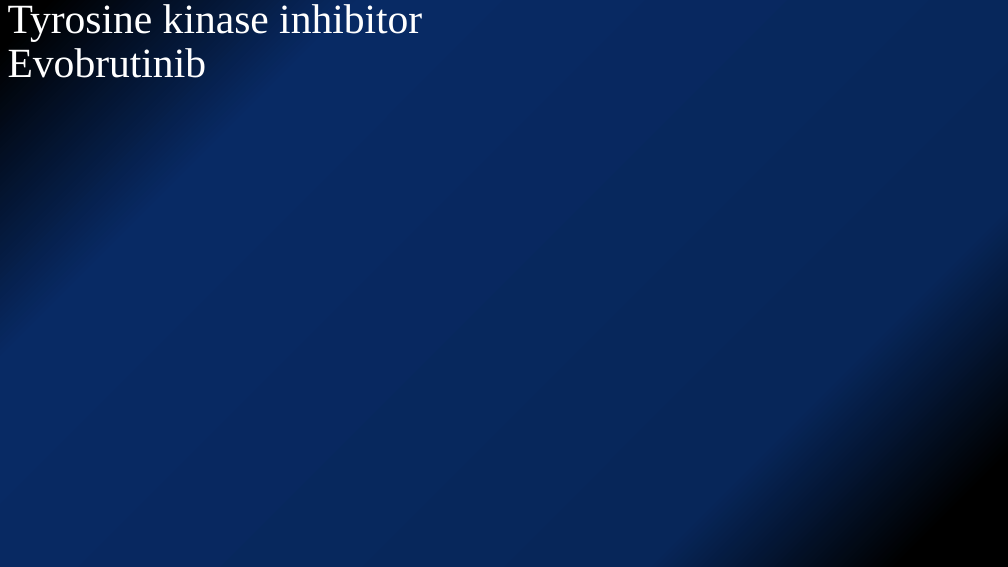
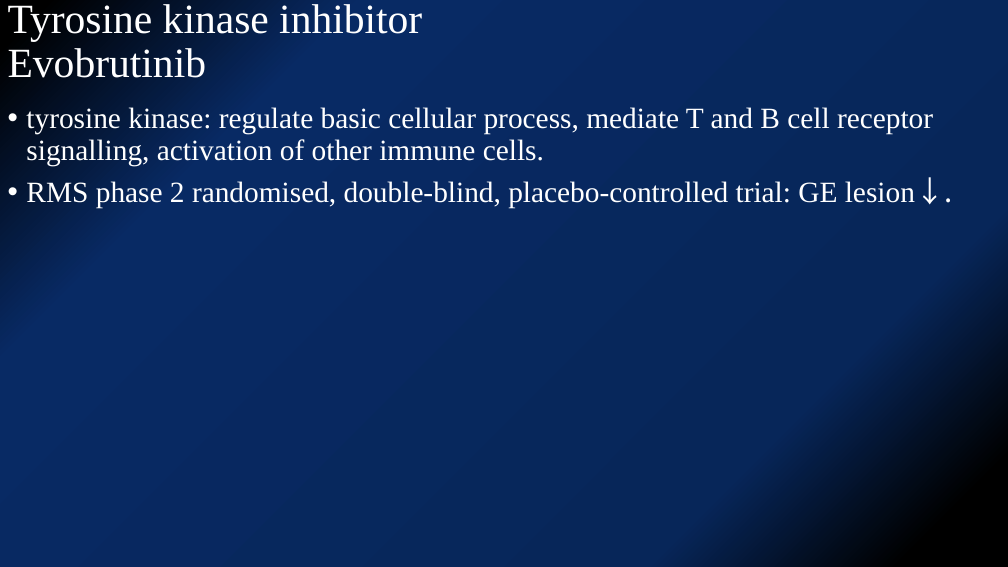
Before and after one commit to kjfdf/12.07_lab_meeting, a slide deck: slide 11 of 2020.12.07 유일한 임상저널리뷰.pptx (slide 10 before the commit). Drawn at 1008x567 pixels with LibreOffice and Linux fonts; fonts in the diff are those of the drawing. Boxes give left, top, right and bottom in pixels: in the first picture for what was removed or moved away, otherwise in the second. Text is boxed around its words. In the diff, an @@ line names an element or a change of style, - is before the commit and + after.

```diff
--- a/2020.12.07 유일한 임상저널리뷰.pptx
+++ b/2020.12.07 유일한 임상저널리뷰.pptx
@@ text added at (26, 107, 953, 209), 28 pt, text #FFFFFF @@
+• tyrosine kinase: regulate basic cellular process, mediate T and B cell receptor signalling, activation of other immune cells.
+• RMS phase 2 randomised, double-blind, placebo-controlled trial: GE lesion↓.
```
Also in this commit, not shown: 4 other slides changed, 5 slides added, 4 slides removed.
